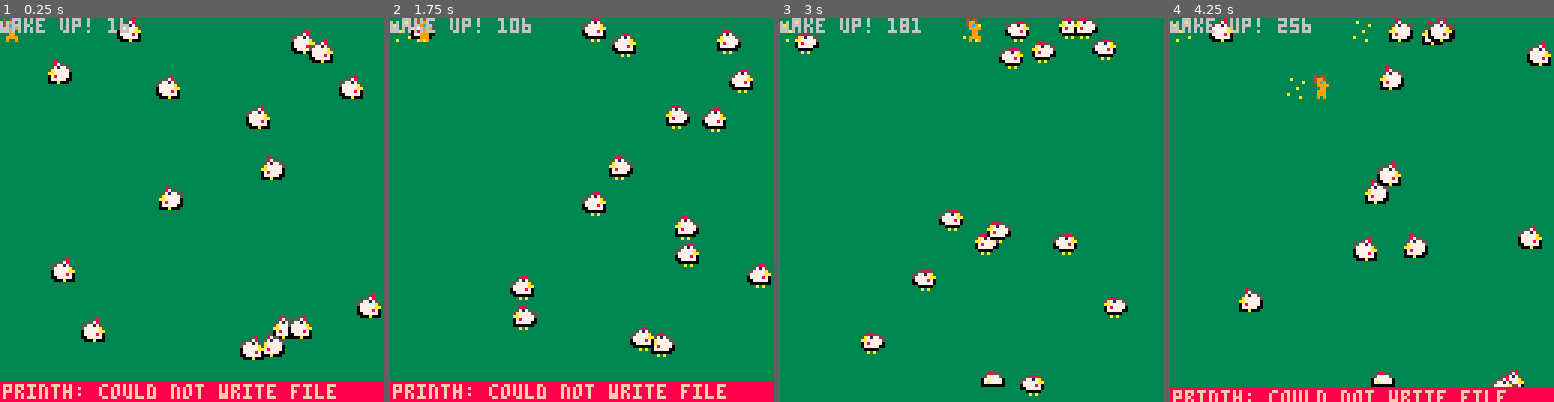
Above: before the commit, frames 1-4 (left to right).
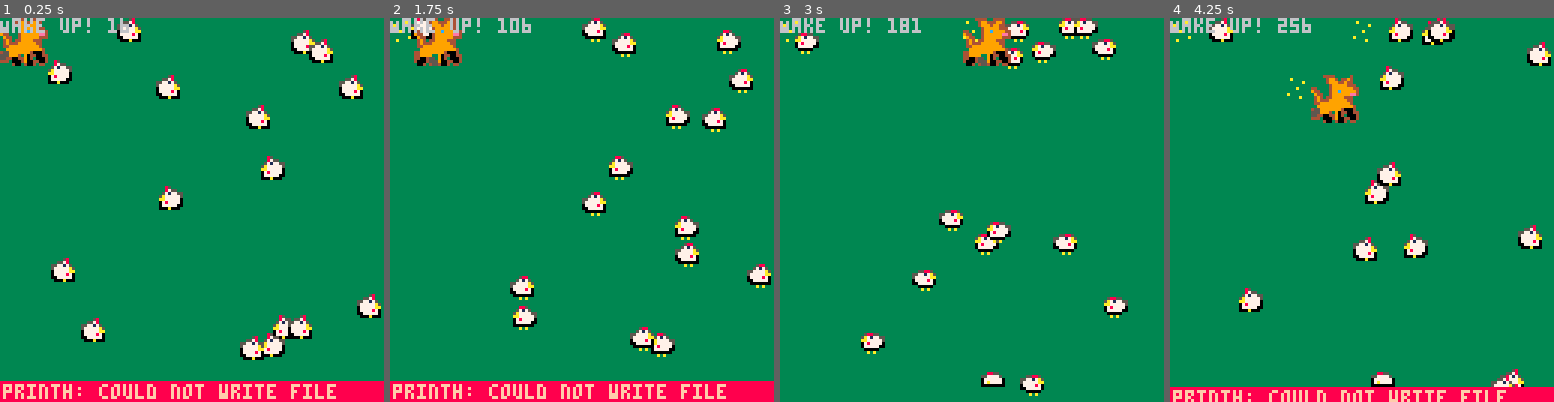
Above: after the commit, the same moments.

Repository: laurent-indermuehle/pico8-dreamfox
Game: PICO-8 cartridge cart.p8
Same seed, same stepped clock (60 frames per second), same inputs: the game is played once before the commit and once after it.
Inputs:
- Up to frame 1 (0.25 s): no input
- Up to frame 2 (1.75 s): tap X (X key) at 0.33, 1.07 s; tap O (Z key) at 0.7, 1.7 s; hold Right from 1.6 s (still down)
- Up to frame 3 (3 s): tap X (X key) at 1.85, 2.97 s; release Right at 2.1 s; tap O (Z key) at 2.1, 2.5, 2.9 s; hold Up 2.15-2.42 s; hold Right from 2.47 s (still down)
- Up to frame 4 (4.25 s): release Right at 3.03 s; hold Left 3.08-3.58 s; tap O (Z key) at 3.3, 3.7, 4.1 s; hold Down 3.63-3.97 s; hold Right from 4.02 s (still down); tap X (X key) at 4.08 s

The runs differ from the first frame. In frame 1, 1.1% of the frame differs, in the area x 0-13%, y 0-13%; in frame 2, 1.2%; in frame 3, 1.3%, in the area x 47-61%, y 0-13%; in frame 4, 1.3%.

Commit message:
Add a 16x16 sprite for the player

Diff:
--- a/cart.p8
+++ b/cart.p8
@@ -7,22 +7,22 @@
 #include enemy.lua
 
 __gfx__
-2424422224244222222222222222222222222a220000000000000000000000000000000000000000000000000000000000000000000000000000000000000000
-249942222499422222228222222222222a2222220000000000000000000000000000000000000000000000000000000000000000000000000000000000000000
-249c9222249c92222222762222222222222222220000000000000000000000000000000000000000000000000000000000000000000000000000000000000000
-2299992222999922272277a2222222222222a2220000000000000000000000000000000000000000000000000000000000000000000000000000000000000000
-22299222222992222777772222222822222222220000000000000000000000000000000000000000000000000000000000000000000000000000000000000000
-22299222229992222777722277222772222222a20000000000000000000000000000000000000000000000000000000000000000000000000000000000000000
-2299992222999222229222222777777222a222220000000000000000000000000000000000000000000000000000000000000000000000000000000000000000
-2292292222929222229922222777777a222222220000000000000000000000000000000000000000000000000000000000000000000000000000000000000000
-22225822225588222255885222258822222222227722277755225552000000000000000000000000000000000000000000000000000000000000000000000000
-2255782225571752557717a52257175222222222775577757755777a000000000000000000000000000000000000000000000000000000000000000000000000
-55771752557777a5577777aa557777a52222222257788777777887a2000000000000000000000000000000000000000000000000000000000000000000000000
-577777a5577777aa07777870577777aa2255882277771aaa57771a22000000000000000000000000000000000000000000000000000000000000000000000000
-077777aa0777787000777770077778702577775577777a2277777aa0000000000000000000000000000000000000000000000000000000000000000000000000
-077778700077777022000002007777700777777007777aa007777770000000000000000000000000000000000000000000000000000000000000000000000000
-0077777020000000222a2a222000000007777a700000a000000a0000000000000000000000000000000000000000000000000000000000000000000000000000
-2000a000222a2a2222222222222a2a22000000002222a2a2222a2a22000000000000000000000000000000000000000000000000000000000000000000000000
+2424422224244222222222222222222222222a220000000000000000000000002222444422444422222244442244442222224444222224222222444422222422
+249942222499422222228222222222222a2222220000000000000000000000002222249944499422222224994449942222222499424494222222249942449422
+249c9222249c92222222762222222222222222220000000000000000000000002222249994994422222224999499442222222499944944222222249994494422
+2299992222999922272277a2222222222222a2220000000000000000000000002222224999994442222222499999444222222249999944422222224999994442
+2229922222299222277777222222282222222222000000000000000000000000442222499c999944442222499c99994444222249999999444422224999999944
+22299222229992222777722277222772222222a20000000000000000000000009442224999999ee49442224999999ee4944222499c99999494422249ddd99994
+2299992222999222229222222777777222a22222000000000000000000000000294422499999944429442249999994442944224999999ee4294422499dc99ee4
+2292292222929222229922222777777a222222220000000000000000000000002494244999944422249424499994442224942449999444222494244999944422
+22225822225588222255885222258822222222227722277755225552000000002494449999994422249444999999442224944499999944222494449999994422
+2255782225571752557717a52257175222222222775577757755777a000000002449999999999422244999999999942224499999999994222449999999999422
+55771752557777a5577777aa557777a52222222257788777777887a2000000002299999999999942229999999999994222999999999999422299999999999942
+577777a5577777aa07777870577777aa2255882277771aaa57771a22000000004559999999400042449999999940004245599999994000424559999999400042
+077777aa0777787000777770077778702577775577777a2277777aa0000000005559994290440044449999229044004455599942904400445559994290440044
+077778700077777022000002007777700777777007777aa007777770000000005544004490420004440045529042000455440044904200045544004490420004
+0077777020000000222a2a222000000007777a700000a000000a0000000000004442000490044004400045559004400444420004900440044442000490044004
+2000a000222a2a2222222222222a2a22000000002222a2a2222a2a22000000002222400240042442200424554004244222224002400424422222400240042442
 
 
 
--- a/player.lua
+++ b/player.lua
@@ -1,13 +1,13 @@
 player={
   x = 0,
   y = 0,
-  sprite = 0,
+  sprite = 8,
   animations = {
     walk = {
-      sprites = { 0, 1 },
+      sprites = { 8, 10, 12, 14 },
       tick = 0,
-      frame = 0,
-      step = 4,
+      frame = 1,
+      step = 8,
     },
   },
   flip_x = false,
@@ -61,7 +61,7 @@
   end,
 
   draw=function(self)
-    spr(self.sprite, self.x, self.y, 1, 1, self.flip_x)
+    spr(self.sprite, self.x, self.y, 2, 2, self.flip_x)
   end,
 
   drop_food=function(self)
